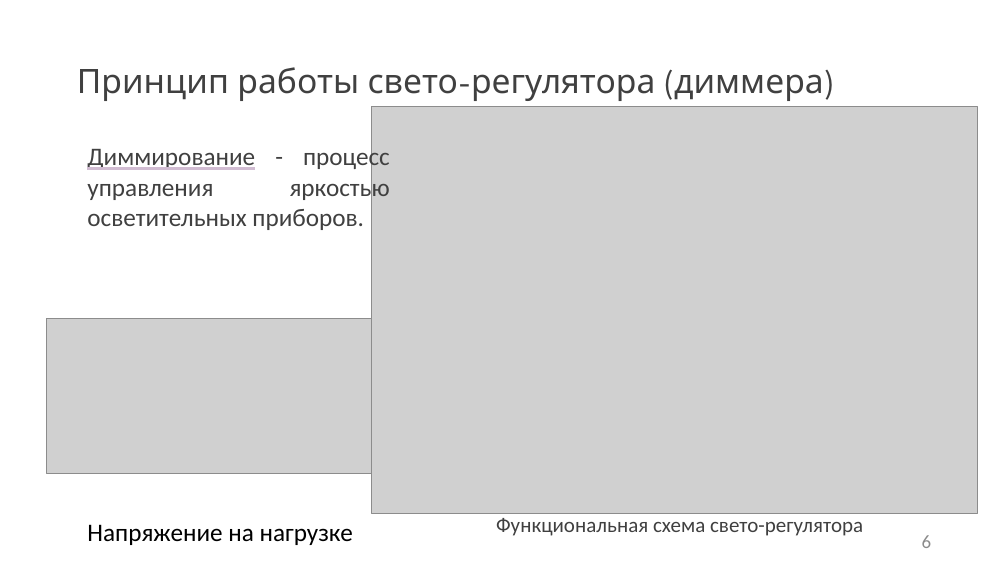
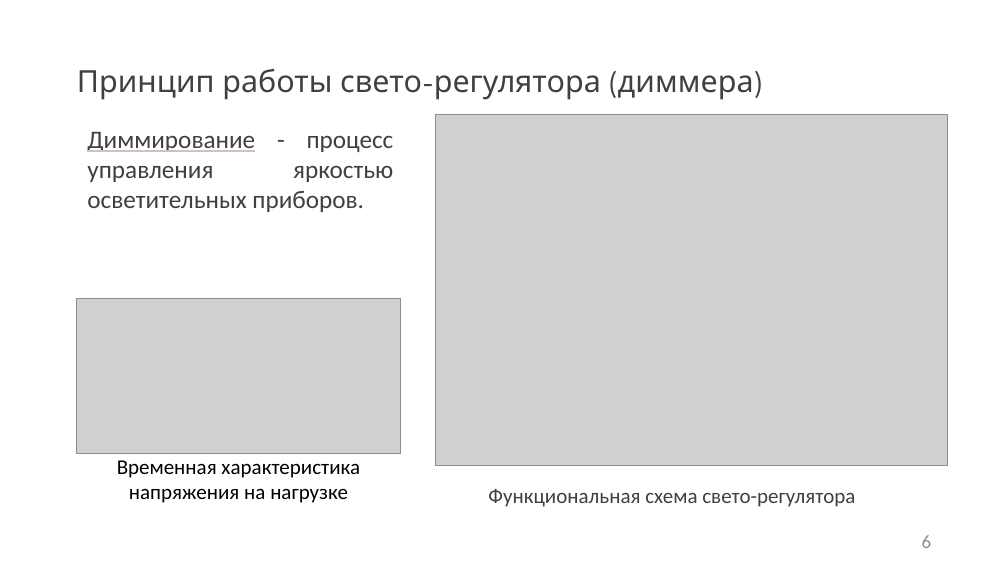
Before and after one commit to kaf3/dimmer, a slide deck: slide 6 of Презентация1.pptx. Drawn at 1008x567 pixels with LibreOffice and Linux fonts; fonts in the diff are those of the drawing; grey boxes stand for pictures. Boxes give left, top, right and bottom in pixels: in the first picture for what was removed or moved away, otherwise in the second. Text is boxed around its words. In the diff, an @@ line names an element or a change of style, - is before the commit and + after.

```diff
--- a/Презентация1.pptx
+++ b/Презентация1.pptx
@@ title "Принцип работы свето-регулятора (диммера)" at (x1=77, y1=68, x2=754, y2=100): size 32 to 29 pt @@
@@ text "Диммирование - процесс управления яркостью ..." rewrapped from (x1=87, y1=145, x2=390, y2=230) to (x1=87, y1=132, x2=394, y2=212) @@
@@ picture resized from (x1=371, y1=107, x2=978, y2=513) to (x1=436, y1=114, x2=947, y2=465) @@
@@ picture moved from (x1=47, y1=318, x2=371, y2=473) to (x1=76, y1=299, x2=401, y2=454) @@
@@ text at (x1=117, y1=460, x2=360, y2=503): text changed; size 24 to 20 pt @@
-Напряжение на нагрузке
+Временная характеристика напряжения на нагрузке
@@ text "Функциональная схема свето-регулятора" moved from (x1=496, y1=518, x2=863, y2=536) to (x1=488, y1=489, x2=855, y2=507) @@
```
Also in this commit, not shown: 3 other slides changed, 1 other file.
